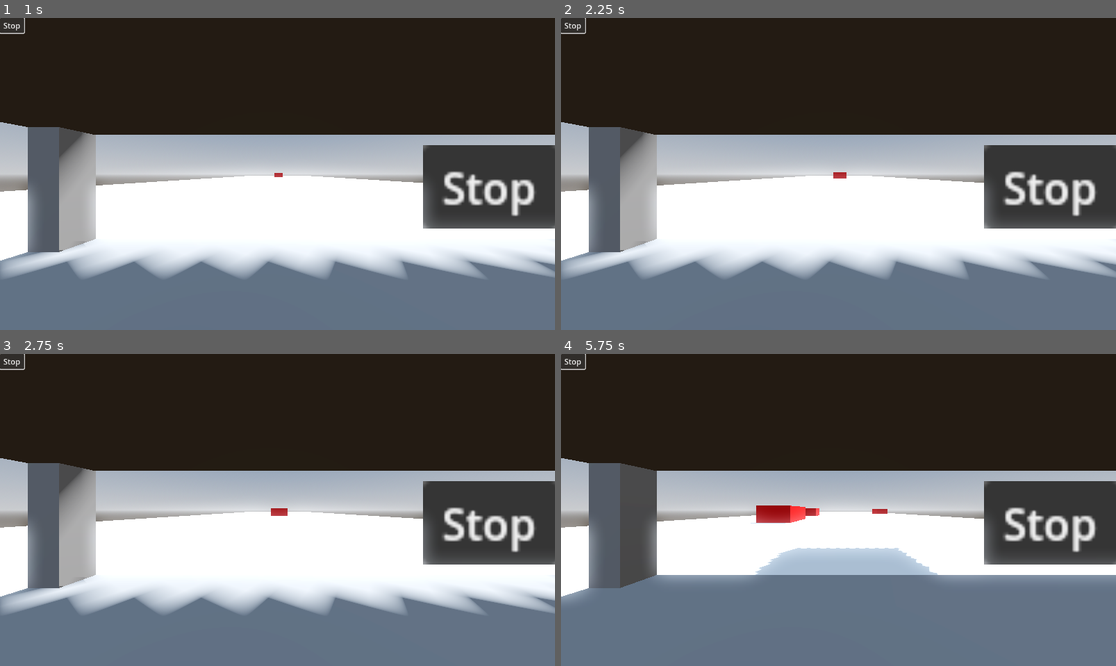
Above: before the commit, frames 1-4 (two rows, left to right).
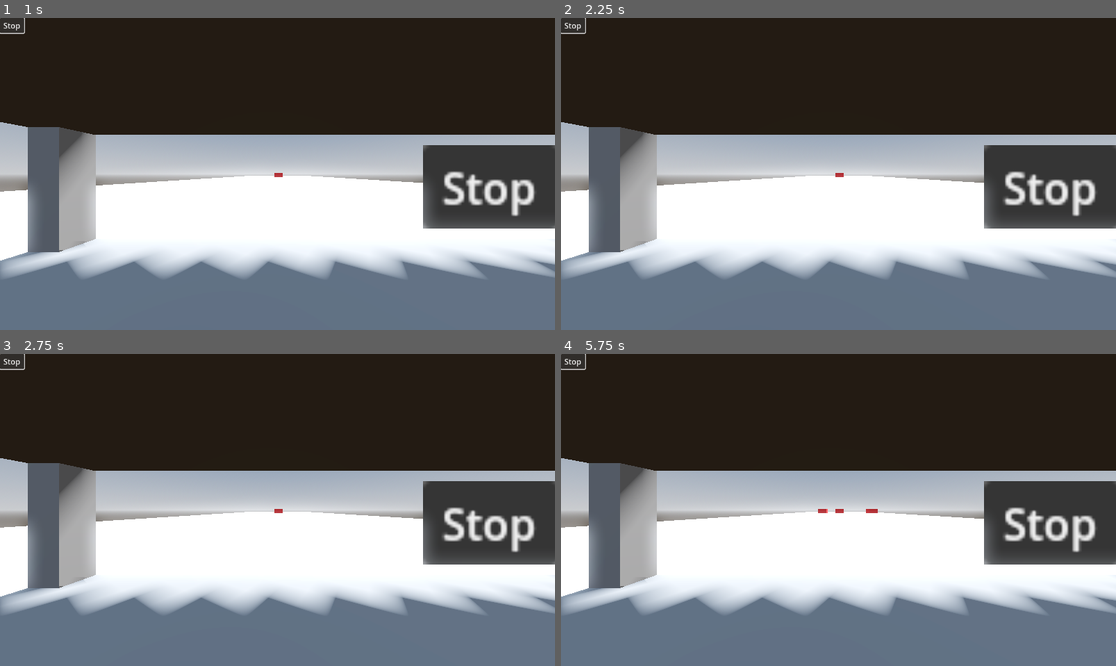
Above: after the commit, the same moments.

Repository: gmjtheeuwen/OwnTheRoad
Game: Godot game, scene res://scenes/main.tscn
Two runs of this game, one before a commit and one after it. Both use one fixed random seed, a clock stepped at 60 frames per second and the inputs below.
Inputs:
- Up to frame 1 (1 s): click "Stop" at 0.5 s
- Up to frame 2 (2.25 s): tap Enter at 1.25 s; hold Right (ui_right) 1.28-2.03 s; tap Space at 2 s; hold Left (ui_left) from 2.03 s (still down)
- Up to frame 3 (2.75 s): keep holding Left (ui_left)
- Up to frame 4 (5.75 s): release Left (ui_left) at 2.78 s; hold Right (ui_right) 2.78-4.28 s; tap Enter at 3.5 s; hold Left (ui_left) from 4.28 s (still down)

Frame 1 is identical in both runs. In frame 2, less than 0.1% of the frame differs, in the area x 49-52%, y 49-52%; in frame 3, less than 0.1%; in frame 4, 14%, in the area x 0-100%, y 36-84%.

Commit message:
Stop the incoming cars

Diff:
--- a/project.godot
+++ b/project.godot
@@ -15,6 +15,10 @@
 config/features=PackedStringArray("4.5", "Mobile")
 config/icon="res://icon.svg"
 
+[autoload]
+
+GameEvents="*res://scripts/game_events.gd"
+
 [rendering]
 
 renderer/rendering_method="mobile"
--- a/scripts/car.gd
+++ b/scripts/car.gd
@@ -2,5 +2,18 @@
 
 @export var speed : float = 20.0
 
+var playerCarStopped = false
+
+func _ready() -> void:
+	GameEvents.stop_button_pressed.connect(onStopPressed)
+
 func _process(delta: float) -> void:
-	position.z += speed * delta
+	MoveObstacleCars(delta)
+
+func MoveObstacleCars(delta) -> void:
+
+	if not playerCarStopped:
+		position.z += speed * delta
+
+func onStopPressed() -> void:
+	playerCarStopped = true
--- /dev/null
+++ b/scripts/game_events.gd
@@ -0,0 +1,3 @@
+extends Node
+
+signal stop_button_pressed
--- a/scripts/main.gd
+++ b/scripts/main.gd
@@ -7,6 +7,7 @@
 @onready var carContainer = $Environment/CarContainer
 var carPool: Array[Node3D] = []
 var spawnIndex = 0
+var playerCarStopped = false
 
 func _ready() -> void:
 	for i in range(0,poolSize):
@@ -30,4 +31,4 @@
 
 
 func _on_stopcar_stop_button_pressed() -> void:
-	pass # Replace with function body.
+	GameEvents.stop_button_pressed.emit()
Not shown, added: scripts/game_events.gd.uid
